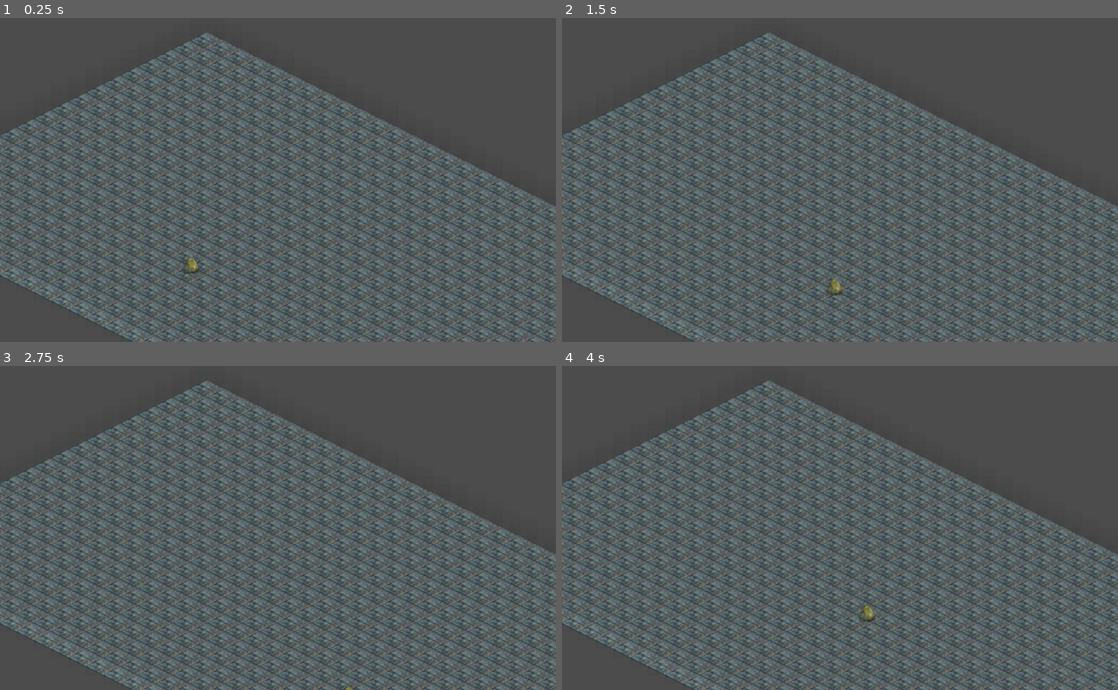
Above: before the commit, frames 1-4 (two rows, left to right).
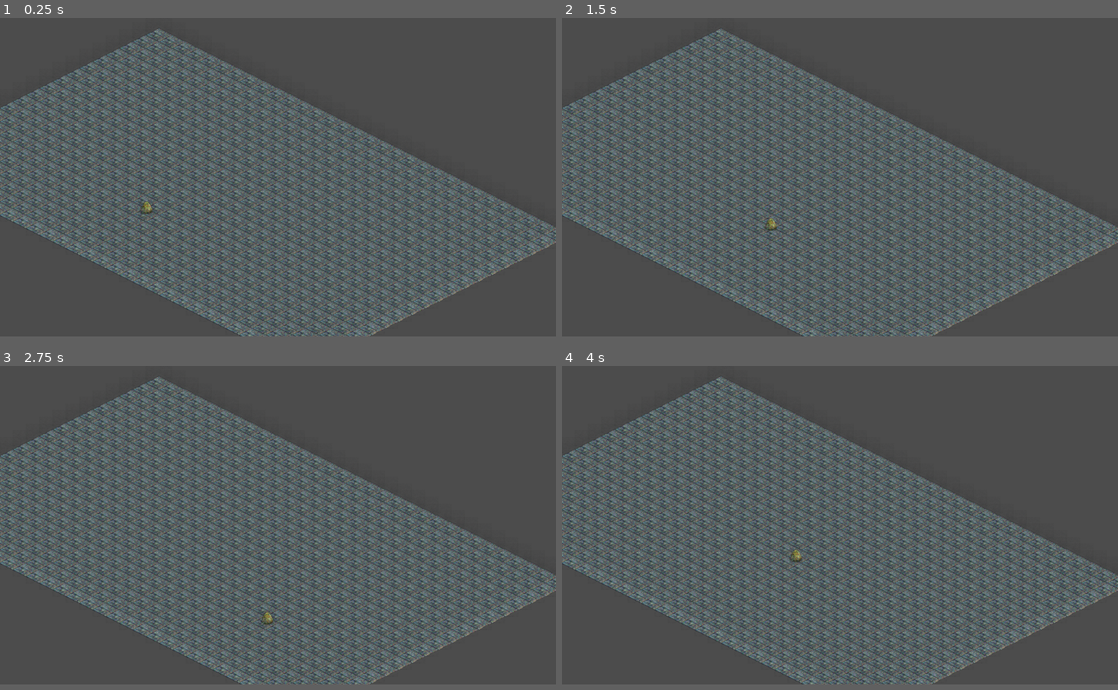
Above: after the commit, the same moments.

Repository: django-games/cgj2021
Game: Godot game, scene res://src/Levels/LevelTemplate.tscn
The game is run twice, just before and just after one commit, with the same random seed, the same clock (stepped at 60 frames per second) and the same inputs. Before the commit the project has no main scene; this scene is started directly in both runs.
Inputs:
- Up to frame 1 (0.25 s): no input
- Up to frame 2 (1.5 s): tap Enter at 0.5 s; hold Right (ui_right) 0.53-1.28 s; hold Down (ui_down) from 1.28 s (still down)
- Up to frame 3 (2.75 s): release Down (ui_down) at 2.03 s; hold Right (ui_right) from 2.03 s (still down)
- Up to frame 4 (4 s): release Right (ui_right) at 2.78 s; hold Up (ui_up) 2.78-3.53 s; hold Left (ui_left) from 3.53 s (still down)
In our replay, the window is 800x468 before the commit and 800x460 after it. These sizes can differ from the game's own. Grey fills any space a smaller window leaves; there, only what the larger window draws over its background counts as a difference.

The runs differ from the first frame. In frame 1, 39% of the frame differs, in the area x 0-100%, y 3-100%; in frame 2, 39%; in frame 3, 39%; in frame 4, 39%.

Commit message:
Configure window settings and main scene

Diff:
--- a/project/project.godot
+++ b/project/project.godot
@@ -16,7 +16,14 @@
 [application]
 
 config/name="CGJ2021"
+run/main_scene="res://src/Levels/LevelTemplate.tscn"
 config/icon="res://icon.png"
+
+[display]
+
+window/size/width=1336
+window/size/height=768
+window/stretch/mode="2d"
 
 [rendering]
 
